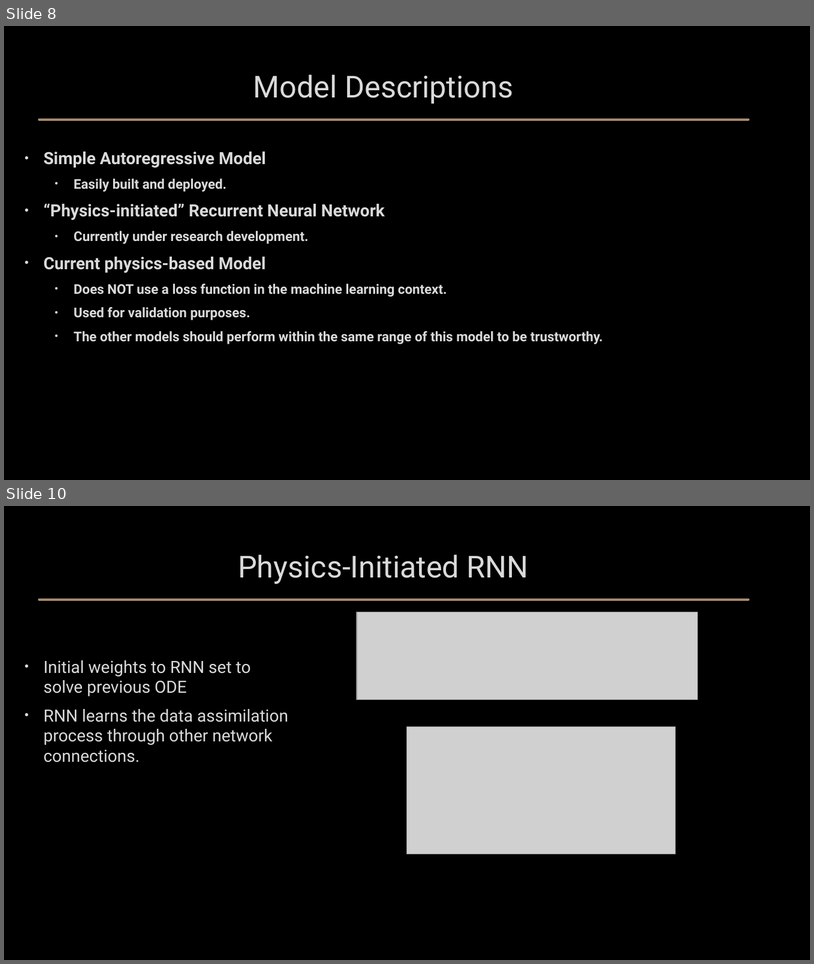
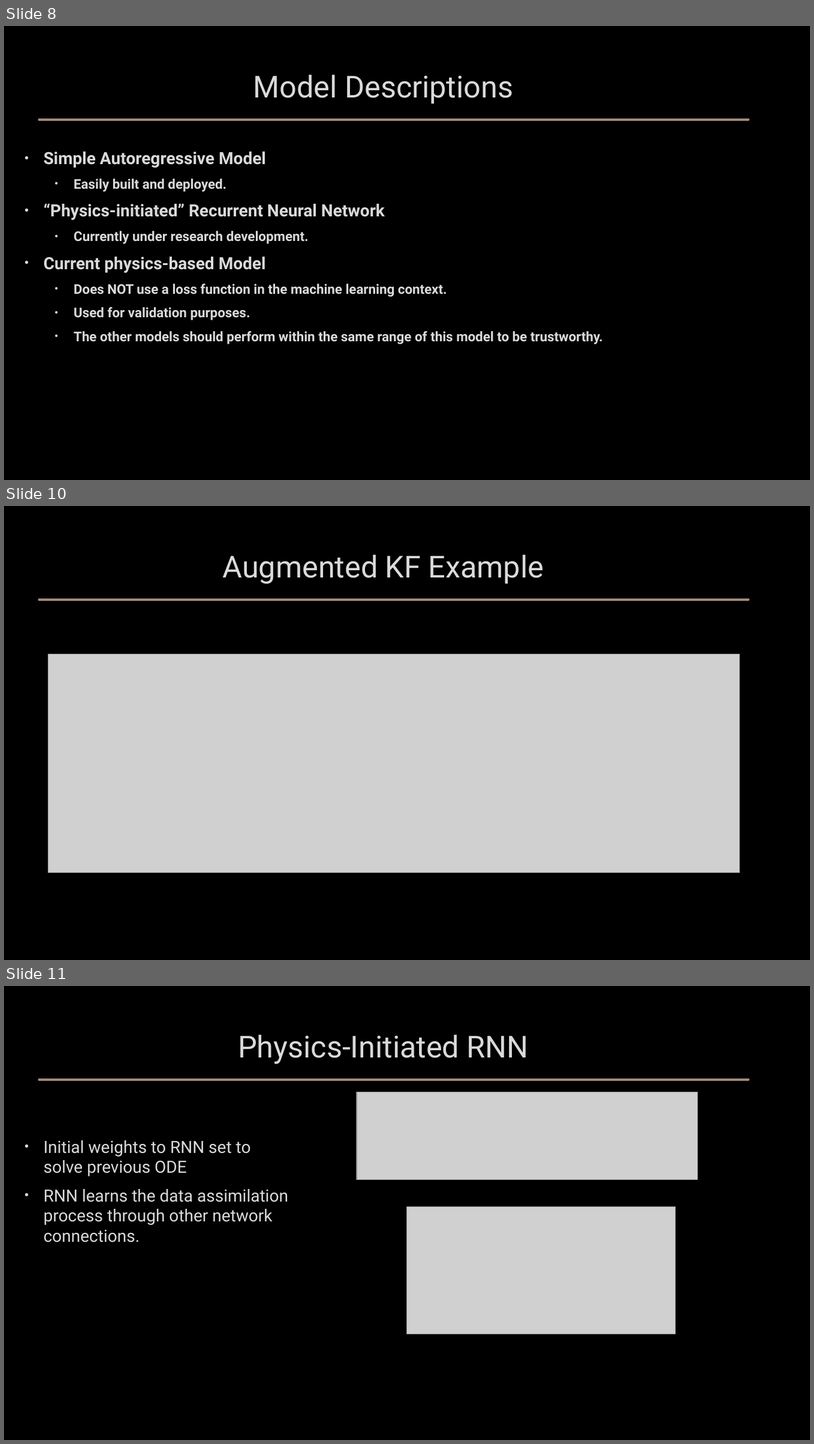
Before and after one commit to jh-206/Custom-Loss-FMDA, a slide deck: Presentations/class final slides.pptx. Shown one above the other, each under a label of ours: slides 8 and 10 before the commit, slides 8, 10 and 11 after it; the slides between them are not shown. The pictures are 814x964 and 814x1444 pixels, drawn with LibreOffice and Linux fonts; fonts in the diff are those of the drawing; grey boxes stand for pictures; background and template pictures are left out. Boxes give left, top, right and bottom in pixels: in the first picture for what was removed or moved away, otherwise in the second. Text is boxed around its words. In the diff, an @@ line names an element or a change of style, - is before the commit and + after.

```diff
--- a/Presentations/class final slides.pptx
+++ b/Presentations/class final slides.pptx
@@ slide 10 added at bbox=[4, 506, 810, 960], background picture (left out) @@
@@ title added at bbox=[223, 555, 544, 584], 36 pt, text #DADADA @@
+Augmented KF Example
@@ line added from (39, 599) to (749, 599), #A58B72 3 pt @@
@@ picture added at bbox=[48, 654, 740, 872] @@
@@ what was slide 10 is now slide 11 @@
```
Also in this commit, not shown: 2 slides changed, 3 other slides added.
